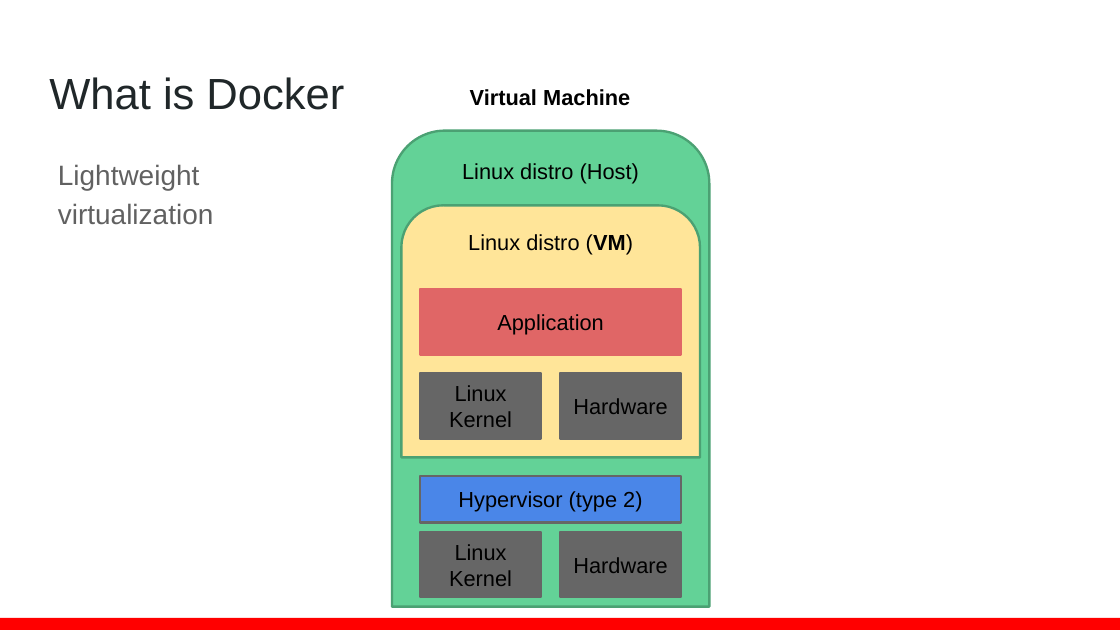
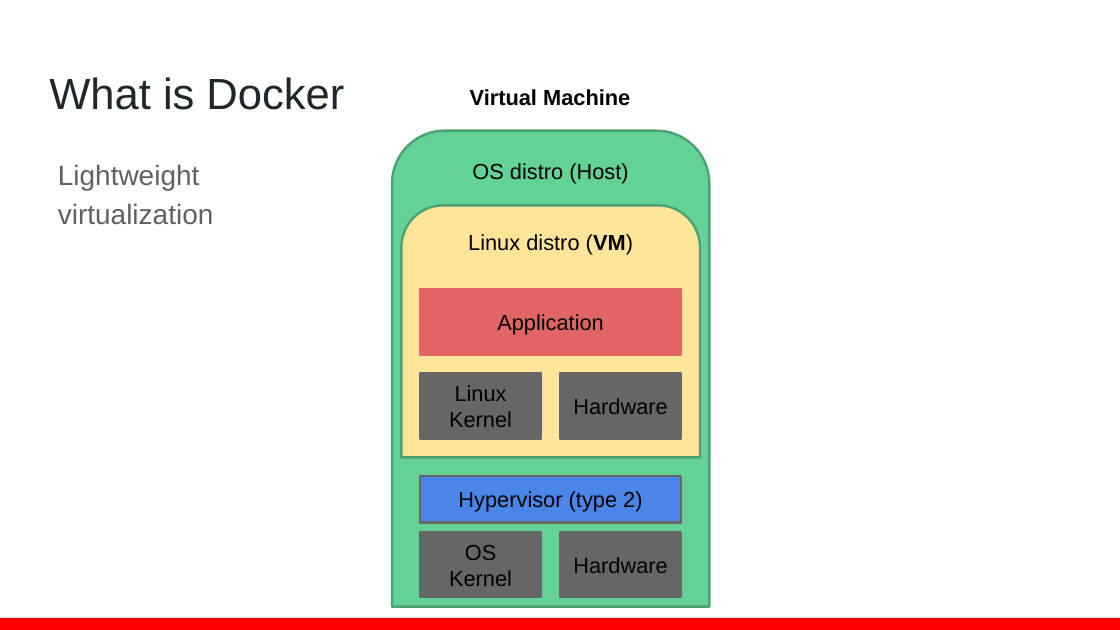
Before and after one commit to VonC/b2d, a slide deck: slide 7 of Docker- Architecture rework case study.pptx. Drawn at 1120x630 pixels with LibreOffice and Linux fonts; fonts in the diff are those of the drawing. Boxes give left, top, right and bottom in pixels: in the first picture for what was removed or moved away, otherwise in the second. Text is boxed around its words. In the diff, an @@ line names an element or a change of style, - is before the commit and + after.

```diff
--- a/Docker- Architecture rework case study.pptx
+++ b/Docker- Architecture rework case study.pptx
@@ text in round same rect at (472,163,628,183): text changed @@
-Linux distro (Host)
+OS distro (Host)
@@ text in rectangle at (449,545,512,586): text changed @@
-Linux Kernel
+OS Kernel
```
Also in this commit, not shown: 7 other slides changed, 1 other file.
